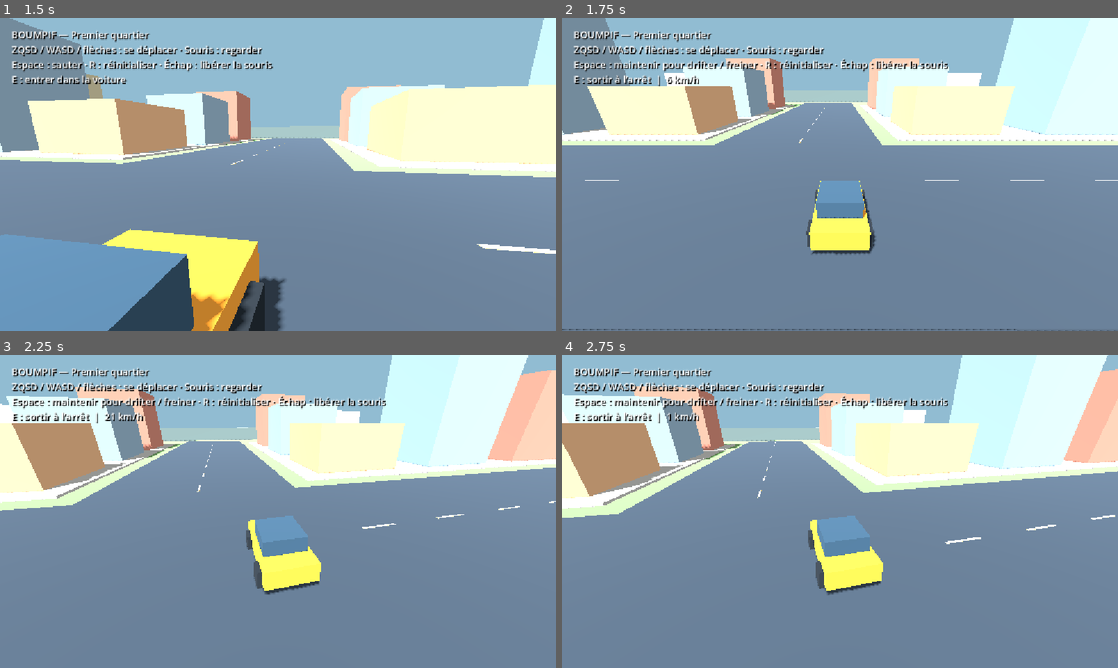
Above: before the commit, frames 1-4 (two rows, left to right).
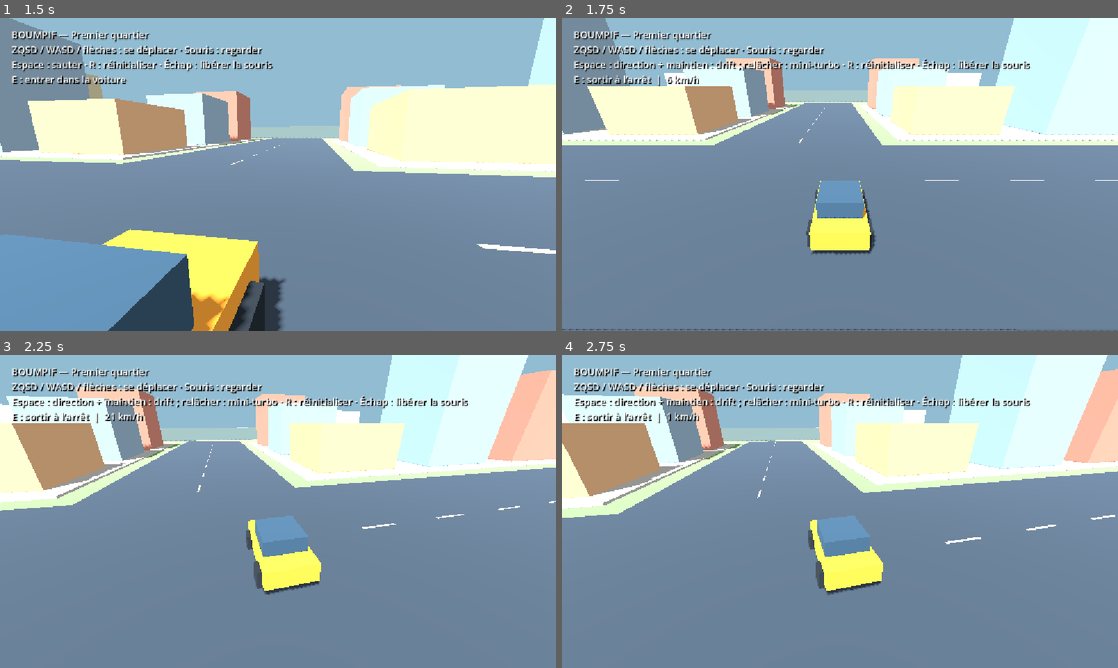
Above: after the commit, the same moments.

Repository: matthieupicaultetude-max/BoumPif
Game: Godot game, scene res://scenes/main.tscn
Same seed, same stepped clock (60 frames per second), same inputs: the game is played once before the commit and once after it.
Inputs (mouse positions are in pixels of both pictures, inside the frame that each line leads up to):
- Up to frame 1 (1.5 s): tap Enter at 0.5 s; move the mouse to (305, 174) at 0.52 s; hold Space (jump) 0.53-1.28 s; hold Z (forward) from 0.53 s (still down); tap E (interact) at 0.6 s; move the mouse to (250, 174) at 1.27 s; tap Space (jump) at 1.35 s
- Up to frame 2 (1.75 s): keep holding Z (forward); tap Space (jump) at 1.52 s; tap E (interact) at 1.55 s
- Up to frame 3 (2.25 s): keep holding Z (forward); tap Space (jump) at 1.82 s; move the mouse to (289, 505) at 2.02 s; hold Space (jump) from 2.03 s (still down); tap E (interact) at 2.1 s
- Up to frame 4 (2.75 s): keep holding Z (forward); keep holding Space (jump)

Frame 1 is identical in both runs. In frame 2, 1.3% of the frame differs, in the area x 9-85%, y 13-18%; in frame 3, 1.3%; in frame 4, 1.3%.

Commit message:
Ajoute le drift manuel avec saut et mini-turbos à deux niveaux

Diff:
--- a/boum-pif/scripts/main.gd
+++ b/boum-pif/scripts/main.gd
@@ -6,7 +6,16 @@
 const CAR_GRIP := 12.0
 const DRIFT_GRIP := 1.5
 const DRIFT_MIN_SPEED := 8.0
+const MINI_TURBO_CHARGE := 0.8
+const SUPER_TURBO_CHARGE := 1.8
+const BOOST_SPEED := 33.0
 var drifting := false
+var drift_direction := 0.0
+var drift_charge := 0.0
+var boost_time := 0.0
+var handbrake_was_pressed := false
+var car_visual: Node3D
+var sparks: Array[CPUParticles3D] = []
 var player: CharacterBody3D
 var car: CharacterBody3D
 var camera: Camera3D
@@ -131,13 +140,37 @@
 	box.size = Vector3(1.9, 1.2, 3.8)
 	shape.shape = box
 	car.add_child(shape)
-	_box(car, Vector3(1.9, 0.7, 3.8), Vector3.ZERO, Color("e99936"), false)
-	_box(car, Vector3(1.6, 0.65, 1.8), Vector3(0, 0.6, 0.2), Color("344f65"), false)
+	car_visual = Node3D.new()
+	car.add_child(car_visual)
+	_box(car_visual, Vector3(1.9, 0.7, 3.8), Vector3.ZERO, Color("e99936"), false)
+	_box(car_visual, Vector3(1.6, 0.65, 1.8), Vector3(0, 0.6, 0.2), Color("344f65"), false)
 	for x in [-0.97, 0.97]:
 		for z in [-1.2, 1.2]:
-			_box(car, Vector3(0.3, 0.65, 0.65), Vector3(x, -0.25, z), Color("242b32"), false)
+			_box(car_visual, Vector3(0.3, 0.65, 0.65), Vector3(x, -0.25, z), Color("242b32"), false)
 	for x in [-0.6, 0.6]:
-		_box(car, Vector3(0.4, 0.2, 0.05), Vector3(x, 0.1, -1.92), Color("fff1b7"), false)
+		_box(car_visual, Vector3(0.4, 0.2, 0.05), Vector3(x, 0.1, -1.92), Color("fff1b7"), false)
+
+	for side in [-1.0, 1.0]:
+		var effect := CPUParticles3D.new()
+		effect.position = Vector3(side, -0.3, 1.3)
+		effect.amount = 24
+		effect.lifetime = 0.25
+		effect.direction = Vector3(side, 0.3, 1)
+		effect.spread = 35
+		effect.initial_velocity_min = 2
+		effect.initial_velocity_max = 5
+		effect.gravity = Vector3(0, -5, 0)
+		var spark_mesh := SphereMesh.new()
+		spark_mesh.radius = 0.06
+		spark_mesh.height = 0.12
+		var material := StandardMaterial3D.new()
+		material.shading_mode = BaseMaterial3D.SHADING_MODE_UNSHADED
+		material.vertex_color_use_as_albedo = true
+		spark_mesh.material = material
+		effect.mesh = spark_mesh
+		effect.emitting = false
+		car_visual.add_child(effect)
+		sparks.append(effect)
 
 func _unhandled_input(event: InputEvent) -> void:
 	if event is InputEventMouseMotion and Input.mouse_mode == Input.MOUSE_MODE_CAPTURED:
@@ -166,7 +199,7 @@
 				car_speed = 0
 				car.velocity.x = 0
 				car.velocity.z = 0
-				drifting = false
+				_cancel_drift()
 	if not driving:
 		var input := Input.get_vector("left", "right", "forward", "back")
 		var direction := Basis(Vector3.UP, yaw) * Vector3(input.x, 0, input.y)
@@ -176,36 +209,84 @@
 		if player.is_on_floor() and Input.is_action_just_pressed("jump"):
 			player.velocity.y = 7
 		player.move_and_slide()
+	_update_drift_effects(delta)
 	_update_camera()
 	var near_car := player.position.distance_to(car.position) < 4
-	hud.text = "BOUMPIF — Premier quartier\nZQSD / WASD / flèch …(67 unchanged characters)… er · Échap : libérer la souris\n%s" % ["maintenir pour drifter / freiner" if driving else "sauter", "E : sortir à l’arrêt  |  %d km/h%s" % [int(Vector2(car.velocity.x, car.velocity.z).length() * 3.6), "  |  DRIFT" if drifting else ""] if driving else ("E : entrer dans la v …(75 unchanged characters)…
-
-# Conserver l'inertie dans le monde : le châssis tourne avant la trajectoire
-# pendant un drift. Le grip normal réaligne rapidement la voiture au relâchement.
+	hud.text = "BOUMPIF — Premier quartier\nZQSD / WASD / flèch …(67 unchanged characters)… er · Échap : libérer la souris\n%s" % ["direction + maintien : drift ; relâcher : mini-turbo" if driving else "sauter", "E : sortir à l’arrêt  |  %d km/h%s" % [int(Vector2(car.velocity.x, car.velocity.z).length() * 3.6), _drift_feedback()] if driving else ("E : entrer dans la v …(75 unchanged characters)…
+
+# Drift manuel : saut au déclenchement, côté verrouillé, contre-braquage
+# pour élargir la courbe, puis mini-turbo au relâchement d'Espace.
 func _drive_car(delta: float) -> void:
 	var throttle := Input.get_axis("back", "forward")
 	var steering := Input.get_axis("left", "right")
 	var handbrake := Input.is_action_pressed("jump")
+	var pressed := handbrake and not handbrake_was_pressed
+	var released := not handbrake and handbrake_was_pressed
+	handbrake_was_pressed = handbrake
 	var ground_speed := Vector2(car.velocity.x, car.velocity.z).length()
-	if not handbrake or ground_speed < 3.0:
+	boost_time = maxf(0, boost_time - delta)
+	if drifting and (ground_speed < 3.0 or car_speed <= 0):
+		_cancel_drift()
+	if drifting and released:
+		if drift_charge >= SUPER_TURBO_CHARGE:
+			boost_time = 1.3
+		elif drift_charge >= MINI_TURBO_CHARGE:
+			boost_time = 0.65
 		drifting = false
-	elif ground_speed >= DRIFT_MIN_SPEED and car_speed > 0:
+		drift_charge = 0
+		drift_direction = 0
+	if pressed and car.is_on_floor() and ground_speed >= DRIFT_MIN_SPEED and car_speed > 0 and absf(steering) > 0.1:
 		drifting = true
-	var acceleration := 9.0 if drifting else CAR_ACCELERATION
+		drift_direction = signf(steering)
+		drift_charge = 0
+		boost_time = 0
+		car.velocity.y = 3.8
+	if drifting and car.is_on_floor() and ground_speed >= DRIFT_MIN_SPEED:
+		# Braquer vers l'intérieur charge plus vite que contre-braquer.
+		var charge_rate := 1.2 if steering * drift_direction > 0.1 else 0.5
+		drift_charge = minf(SUPER_TURBO_CHARGE, drift_charge + charge_rate * delta)
 	var target_speed := throttle * (CAR_SPEED if throttle >= 0 else 10.0)
-	car_speed = move_toward(car_speed, target_speed, (acceleration if throttle else 8.0) * delta)
-	if handbrake:
-		car_speed = move_toward(car_speed, 0, (6.0 if drifting else 34.0) * delta)
-	# Braquage vif dès les basses vitesses, plafonné pour éviter les toupies.
-	var steering_rate := lerpf(0.0, 2.3, clampf(absf(car_speed) / 7.0, 0.0, 1.0))
+	var acceleration := CAR_ACCELERATION if throttle else 8.0
+	if boost_time > 0:
+		target_speed = BOOST_SPEED
+		acceleration = 55.0
+	car_speed = move_toward(car_speed, target_speed, acceleration * delta)
+	if handbrake and not drifting:
+		car_speed = move_toward(car_speed, 0, 34.0 * delta)
+		boost_time = 0
+	var steering_rate := 2.3 * clampf(absf(car_speed) / 7.0, 0.0, 1.0)
+	var turn := steering * signf(car_speed) * steering_rate
 	if drifting:
-		steering_rate *= 1.3
-	car.rotate_y(-steering * signf(car_speed) * steering_rate * delta)
+		# Le contre-braquage ne change pas le côté du dérapage.
+		turn = drift_direction * (1.1 + 0.7 * steering * drift_direction)
+	car.rotate_y(-turn * delta)
 	var desired_velocity := -car.global_basis.z * car_speed
 	var grip := DRIFT_GRIP if drifting else CAR_GRIP
 	var traction := 1.0 - exp(-grip * delta)
 	car.velocity.x = lerpf(car.velocity.x, desired_velocity.x, traction)
 	car.velocity.z = lerpf(car.velocity.z, desired_velocity.z, traction)
+
+func _cancel_drift() -> void:
+	drifting = false
+	drift_direction = 0
+	drift_charge = 0
+	boost_time = 0
+
+func _drift_feedback() -> String:
+	if boost_time > 0:
+		return "  |  MINI-TURBO !"
+	if drift_charge >= SUPER_TURBO_CHARGE:
+		return "  |  ORANGE : super mini-turbo prêt !"
+	if drift_charge >= MINI_TURBO_CHARGE:
+		return "  |  BLEU : mini-turbo prêt !"
+	return "  |  DRIFT : en charge…" if drifting else ""
+
+func _update_drift_effects(delta: float) -> void:
+	var lean := drift_direction * 0.12 if drifting else 0.0
+	car_visual.rotation.z = lerpf(car_visual.rotation.z, lean, 1.0 - exp(-10 * delta))
+	for effect in sparks:
+		effect.emitting = (drifting and car.is_on_floor() and drift_charge >= MINI_TURBO_CHARGE) or boost_time > 0
+		effect.color = Color("ff9c32") if drift_charge >= SUPER_TURBO_CHARGE or boost_time > 0 else Color("45bfff")
 
 func _update_camera() -> void:
 	camera.rotation = Vector3(pitch, yaw, 0)
@@ -236,6 +317,7 @@
 				player.collision_layer = 1
 				player.collision_mask = 1
 				driving = false
+				_cancel_drift()
 				return
 	elif player.position.distance_to(car.position) < 4:
 		driving = true
@@ -245,7 +327,11 @@
 
 func _reset() -> void:
 	driving = false
-	drifting = false
+	_cancel_drift()
+	handbrake_was_pressed = Input.is_action_pressed("jump")
+	car_visual.rotation = Vector3.ZERO
+	for effect in sparks:
+		effect.emitting = false
 	car_speed = 0
 	player.collision_layer = 1
 	player.collision_mask = 1
--- a/boum-pif/tests/smoke.gd
+++ b/boum-pif/tests/smoke.gd
@@ -20,7 +20,10 @@
 func run() -> void:
 	game = load("res://scenes/main.tscn").instantiate()
 	root.add_child(game)
+	await frames(90)
 	test_arcade_handling()
+	test_kart_drift()
+	await test_drift_hop()
 	await frames(90)
 	check(game.player.is_on_floor(), "Le personnage repose sur le sol")
 	var initial: Vector3 = game.player.position
@@ -55,10 +58,33 @@
 	game.player.position = Vector3(6.5, 1.2, -65)
 	await frames(10)
 	game._interact()
-	Input.action_press("forward")
-	await frames(120)
+	game.car_speed = 18
+	game.car.velocity = Vector3(0, 0, -18)
+	game.boost_time = 1.3
+	Input.action_press("forward")
+	await frames(30)
 	Input.action_release("forward")
 	check(game.car.position.z > -69, "La limite de ville bloque la voiture")
+	check(not game.drifting and game.drift_charge == 0 and game.boost_time == 0, "Un choc annule le drift et le turbo")
+	game._reset()
+	game.car.position = Vector3(4, 0.8, -65)
+	game.player.position = Vector3(6.5, 1.2, -65)
+	await frames(10)
+	game._interact()
+	game.car_speed = 18
+	game.car.velocity = Vector3(0, 0, -18)
+	game.drifting = true
+	game.drift_direction = 1
+	game.drift_charge = game.SUPER_TURBO_CHARGE
+	game.handbrake_was_pressed = true
+	Input.action_press("jump")
+	Input.action_press("forward")
+	await frames(30)
+	check(not game.drifting and game.drift_charge == 0, "Un choc pendant un drift chargé efface la charge")
+	Input.action_release("jump")
+	Input.action_release("forward")
+	await frames(1)
+	check(game.boost_time == 0, "Relâcher après un choc ne donne pas de turbo")
 	game._reset()
 	check(not game.driving and game.player.position.is_equal_approx(game.spawn), "Réinitialisation")
 	print("Résultat : %d échec(s)" % failures)
@@ -81,7 +107,7 @@
 	for i in 20:
 		game._drive_car(1.0 / 60.0)
 	var drift_slip: float = absf(game.car.velocity.dot(game.car.global_basis.x))
-	check(game.drifting and drift_slip > normal_slip * 2 and drift_slip > 4, "Espace à vitesse élevée provoque une glisse latérale")
+	check(game.drifting and drift_slip > normal_slip * 1.5 and drift_slip > 4, "Espace à vitesse élevée provoque une glisse latérale")
 	check(Vector2(game.car.velocity.x, game.car.velocity.z).length() > 8, "Le drift conserve de la vitesse")
 	Input.action_release("jump")
 	Input.action_release("right")
@@ -98,3 +124,95 @@
 	check(not game.drifting and game.car.velocity.length() < 0.1, "Espace freine à basse vitesse sans drift")
 	Input.action_release("jump")
 	game._reset()
+
+func prepare_drift() -> void:
+	for action in ["forward", "back", "left", "right", "jump"]:
+		Input.action_release(action)
+	game._reset()
+	game.car_speed = 18.0
+	game.car.velocity = Vector3(0, 0, -18)
+	Input.action_press("forward")
+
+func drive_steps(count: int) -> void:
+	for i in count:
+		game._drive_car(1.0 / 60.0)
+
+func test_kart_drift() -> void:
+	prepare_drift()
+	Input.action_press("jump")
+	drive_steps(60)
+	check(not game.drifting and game.drift_charge == 0, "Espace en ligne droite ne charge pas de turbo")
+	prepare_drift()
+	Input.action_press("right")
+	Input.action_press("jump")
+	drive_steps(20)
+	Input.action_release("jump")
+	drive_steps(1)
+	check(game.boost_time == 0, "Un drift trop court ne donne pas de turbo")
+	prepare_drift()
+	Input.action_press("right")
+	Input.action_press("jump")
+	drive_steps(45)
+	check(game.drift_charge >= game.MINI_TURBO_CHARGE and game.drift_charge < game.SUPER_TURBO_CHARGE, "Premier niveau bleu chargé")
+	game._update_drift_effects(0.016)
+	check(game.sparks[0].emitting and game.sparks[0].color == Color("45bfff"), "Étincelles bleues au premier niveau")
+	Input.action_release("jump")
+	drive_steps(1)
+	var blue_duration: float = game.boost_time
+	drive_steps(20)
+	check(blue_duration > 0 and game.car_speed > game.CAR_SPEED, "Relâcher un drift bleu donne un mini-turbo")
+	drive_steps(120)
+	check(game.boost_time == 0 and game.car_speed <= game.CAR_SPEED, "Le turbo expire et la vitesse redevient normale")
+	prepare_drift()
+	Input.action_press("right")
+	Input.action_press("jump")
+	drive_steps(100)
+	check(game.drift_charge >= game.SUPER_TURBO_CHARGE, "Second niveau orange chargé")
+	game._update_drift_effects(0.016)
+	check(game.sparks[0].emitting and game.sparks[0].color == Color("ff9c32"), "Étincelles orange au second niveau")
+	Input.action_release("right")
+	Input.action_press("left")
+	var before: float = game.car.rotation.y
+	drive_steps(20)
+	var turn: float = wrapf(game.car.rotation.y - before, -PI, PI)
+	check(game.drifting and game.drift_direction == 1 and turn < 0 and absf(turn) < 0.2, "Contre-braquer élargit le virage sans inverser le drift")
+	Input.action_release("jump")
+	drive_steps(1)
+	check(game.boost_time > blue_duration, "Le super mini-turbo dure plus longtemps")
+	game._reset()
+	check(game.boost_time == 0 and game.drift_charge == 0 and not game.drifting, "Réinitialiser efface charge et turbo")
+	prepare_drift()
+	game.car_speed = -10
+	game.car.velocity = Vector3(0, 0, 10)
+	Input.action_release("forward")
+	Input.action_press("back")
+	Input.action_press("right")
+	Input.action_press("jump")
+	drive_steps(10)
+	check(not game.drifting and game.boost_time == 0, "Pas de drift en marche arrière")
+	prepare_drift()
+	Input.action_release("forward")
+	game._reset()
+
+func test_drift_hop() -> void:
+	game._reset()
+	game.driving = true
+	game.player.collision_layer = 0
+	game.player.collision_mask = 0
+	await frames(10)
+	game.car_speed = 14
+	game.car.velocity = Vector3(0, 0, -14)
+	var ground_height: float = game.car.position.y
+	Input.action_press("forward")
+	Input.action_press("right", 0.2)
+	Input.action_press("jump")
+	await frames(10)
+	check(game.drifting and game.car.position.y > ground_height + 0.15, "Le déclenchement fait réellement sauter la voiture")
+	var air_charge: float = game.drift_charge
+	await frames(4)
+	check(is_equal_approx(game.drift_charge, air_charge), "Le turbo ne se charge pas dans les airs")
+	await frames(20)
+	check(game.car.is_on_floor(), "La voiture retombe après le saut")
+	for action in ["forward", "right", "jump"]:
+		Input.action_release(action)
+	game._reset()
Not shown, added: boum-pif/tests/smoke.gd.uid
Not shown, changed: README.md
